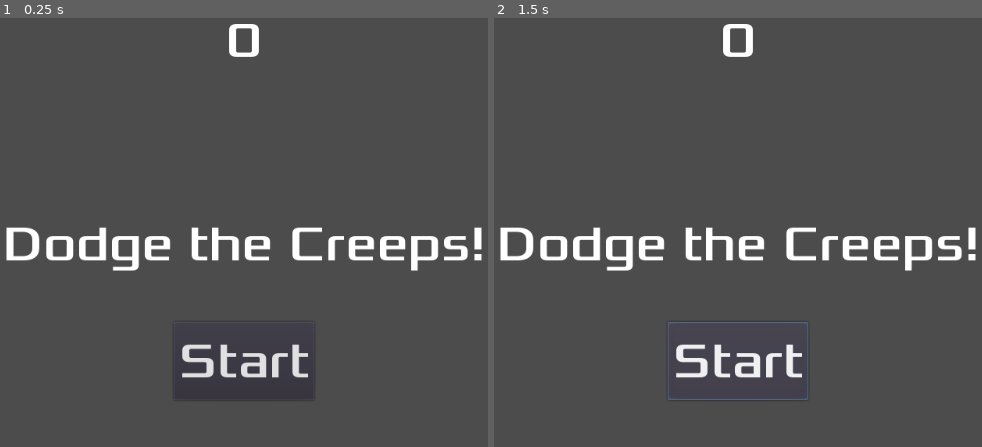
Above: before the commit, frames 1-2 (left to right).
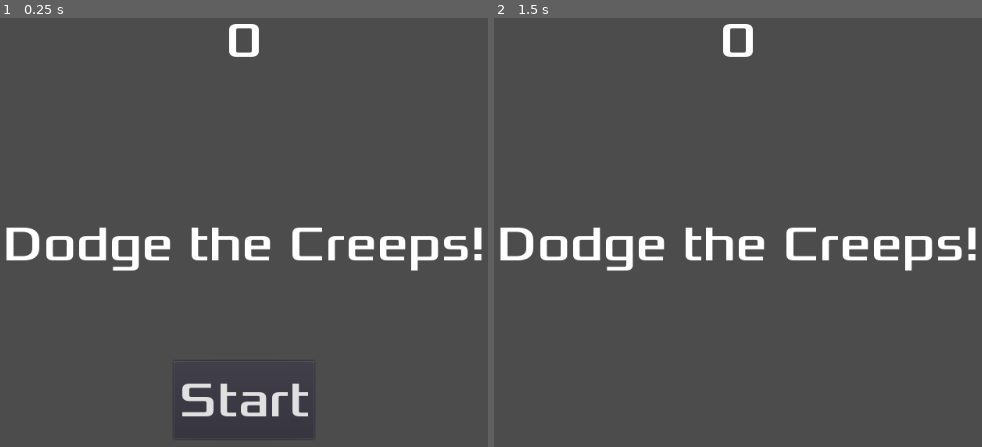
Above: after the commit, the same moments.

Repository: MartinVnOrnesSkole/DodgeTheCreeps
Game: Godot game, scene res://HUD.tscn
Same seed, same stepped clock (60 frames per second), same inputs: the game is played once before the commit and once after it. This scene is started directly instead of the project's main scene.
Inputs (mouse positions are in pixels of both pictures, inside the frame that each line leads up to):
- Up to frame 1 (0.25 s): no input
- Up to frame 2 (1.5 s): click "Start" at 0.5 s; click (738, 361) at 1.25 s, where only the run before the commit has a clickable "Start"

The runs differ from the first frame. In frame 1, 1.8% of the frame differs, in the area x 37-64%, y 75-94%; in frame 2, 1.1%.

Commit message:
hud script og signaler

Diff:
--- /dev/null
+++ b/HUD.gd
@@ -0,0 +1,28 @@
+extends CanvasLayer
+
+signal start_game
+
+func vis_beskjed(beskjed):
+	$Beskjed.text = beskjed
+	$Beskjed.show()
+	$BeskjedTimer.start()
+
+func vis_game_over():
+	vis_beskjed("Game Over")
+	yield($BeskjedTimer, "timeout")
+	$Beskjed.text = "Dodge the Creeps!"
+	$Beskjed.show()
+	yield(get_tree().create_timer(1), 'timeout')
+	$StartKnapp.show()
+
+func oppdater_poeng(poeng):
+	$PoengTekst.text = str(poeng)
+
+
+func _on_StartKnapp_pressed():
+	$StartKnapp.hide()
+	emit_signal("start_game")
+
+
+func _on_BeskjedTimer_timeout():
+	$Beskjed.hide()
--- a/HUD.tscn
+++ b/HUD.tscn
@@ -1,12 +1,14 @@
-[gd_scene load_steps=3 format=2]
+[gd_scene load_steps=4 format=2]
 
 [ext_resource path="res://assets/fonts/Xolonium-Regular.ttf" type="DynamicFontData" id=1]
+[ext_resource path="res://HUD.gd" type="Script" id=2]
 
 [sub_resource type="DynamicFont" id=1]
 size = 64
 font_data = ExtResource( 1 )
 
 [node name="HUD" type="CanvasLayer"]
+script = ExtResource( 2 )
 
 [node name="PoengTekst" type="Label" parent="."]
 anchor_right = 1.0
@@ -38,9 +40,9 @@
 anchor_right = 0.5
 anchor_bottom = 1.0
 margin_left = -90.0
-margin_top = -200.0
+margin_top = -150.0
 margin_right = 90.0
-margin_bottom = -100.0
+margin_bottom = -50.0
 custom_fonts/font = SubResource( 1 )
 text = "Start"
 __meta__ = {
@@ -50,3 +52,6 @@
 [node name="BeskjedTimer" type="Timer" parent="."]
 wait_time = 2.0
 one_shot = true
+
+[connection signal="pressed" from="StartKnapp" to="." method="_on_StartKnapp_pressed"]
+[connection signal="timeout" from="BeskjedTimer" to="." method="_on_BeskjedTimer_timeout"]
